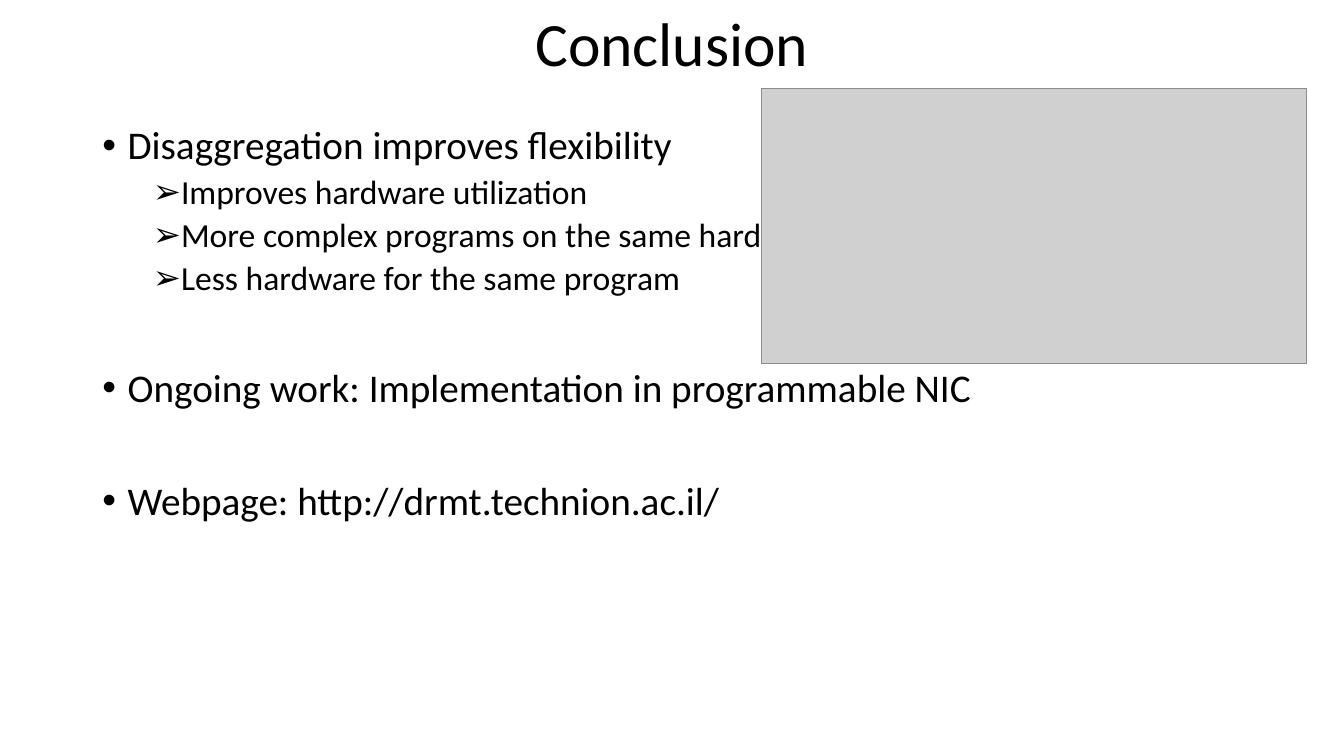
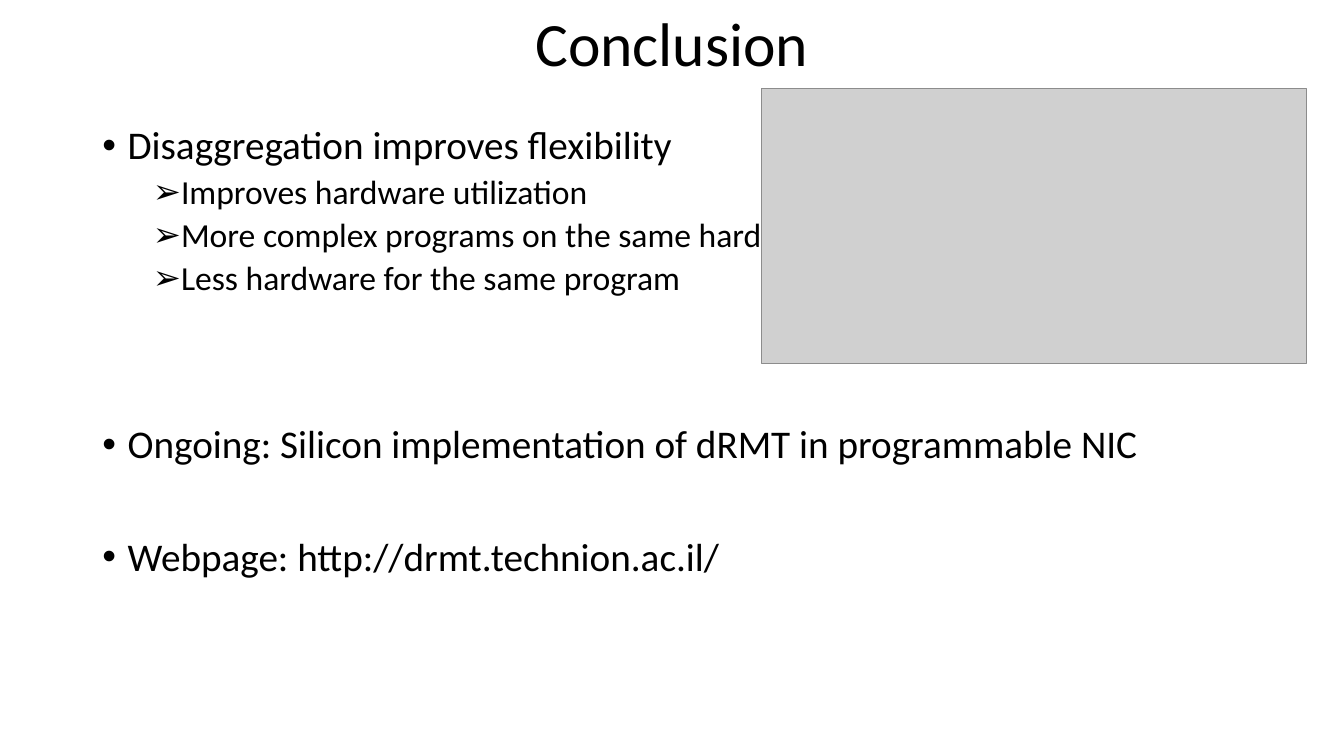
Before and after one commit to anirudhSK/drmt_talk, a slide deck: slide 32 of drmt_sigcomm.pptx. Drawn at 1344x756 pixels with LibreOffice and Linux fonts; fonts in the diff are those of the drawing; grey boxes stand for pictures. Boxes give left, top, right and bottom in pixels: in the first picture for what was removed or moved away, otherwise in the second. Text is boxed around its words. In the diff, an @@ line names an element or a change of style, - is before the commit and + after.

Commit message:
Mention silicon implementation

```diff
--- a/drmt_sigcomm.pptx
+++ b/drmt_sigcomm.pptx
@@ text at (128, 430, 1137, 465): text changed @@
-• Ongoing work: Implementation in programmable NIC
+• Ongoing: Silicon implementation of dRMT in programmable NIC
```
